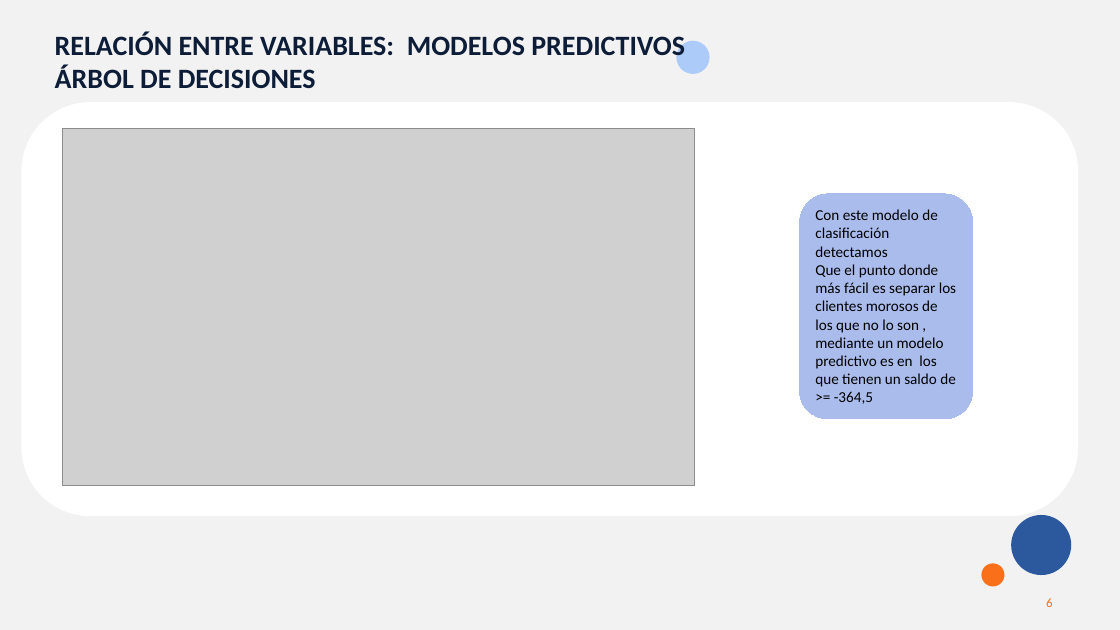
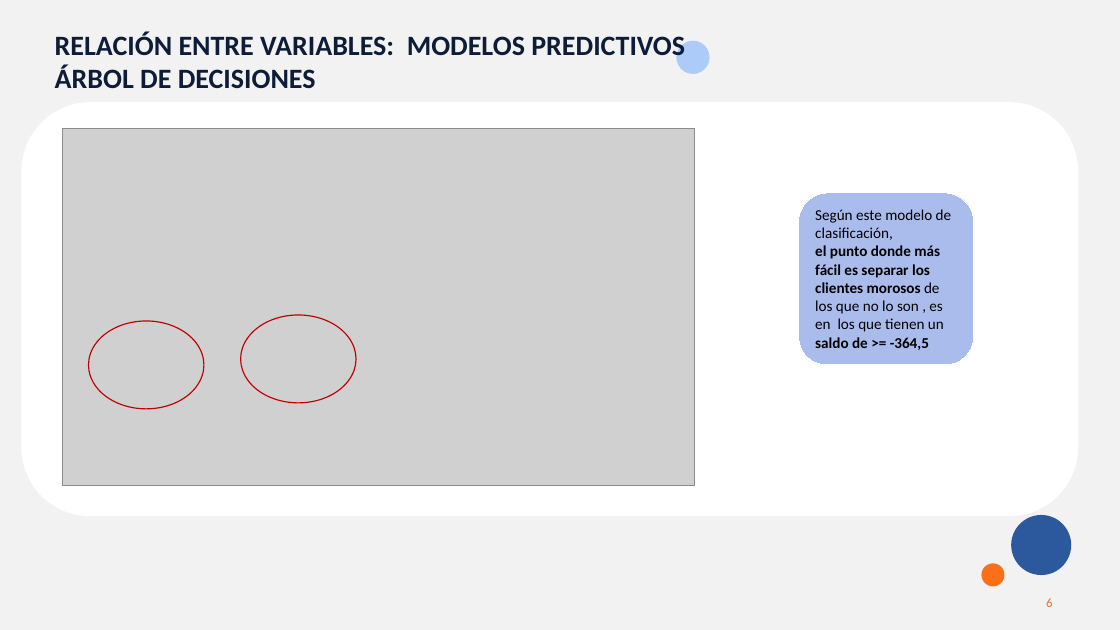
Before and after one commit to MarinaTorba/PersonalDataProrjects, a slide deck: slide 6 of Equip_B/results/S3_Presentacion_Finanzas.pptx. Drawn at 1120x630 pixels with LibreOffice and Linux fonts; fonts in the diff are those of the drawing; grey boxes stand for pictures. Boxes give left, top, right and bottom in pixels: in the first picture for what was removed or moved away, otherwise in the second. Text is boxed around its words. In the diff, an @@ line names an element or a change of style, - is before the commit and + after.

```diff
--- a/Equip_B/results/S3_Presentacion_Finanzas.pptx
+++ b/Equip_B/results/S3_Presentacion_Finanzas.pptx
@@ rounded rectangle "Según este modelo de clasificación,": place and size @@
-rounded rectangle "Según este modelo de clasificación," at (799,193,974,420)
+rounded rectangle "Según este modelo de clasificación," at (799,193,974,365)
@@ text in rounded rectangle at (815,209,951,350): text changed @@
-Con este modelo de clasificación detectamos
-Que el punto donde más fácil es separar los clientes morosos de los que no lo son , mediante un modelo predictivo es en los que tienen un saldo de >= -364,5
+Según este modelo de clasificación,
+el punto donde más fácil es separar los clientes morosos de los que no lo son , es en los que tienen un saldo de >= -364,5
@@ ellipse added at (88,321,203,409), outline #C00000 1 pt @@
@@ ellipse added at (240,315,355,403), outline #C00000 1 pt @@
```
Also in this commit, not shown: 7 other slides changed.
